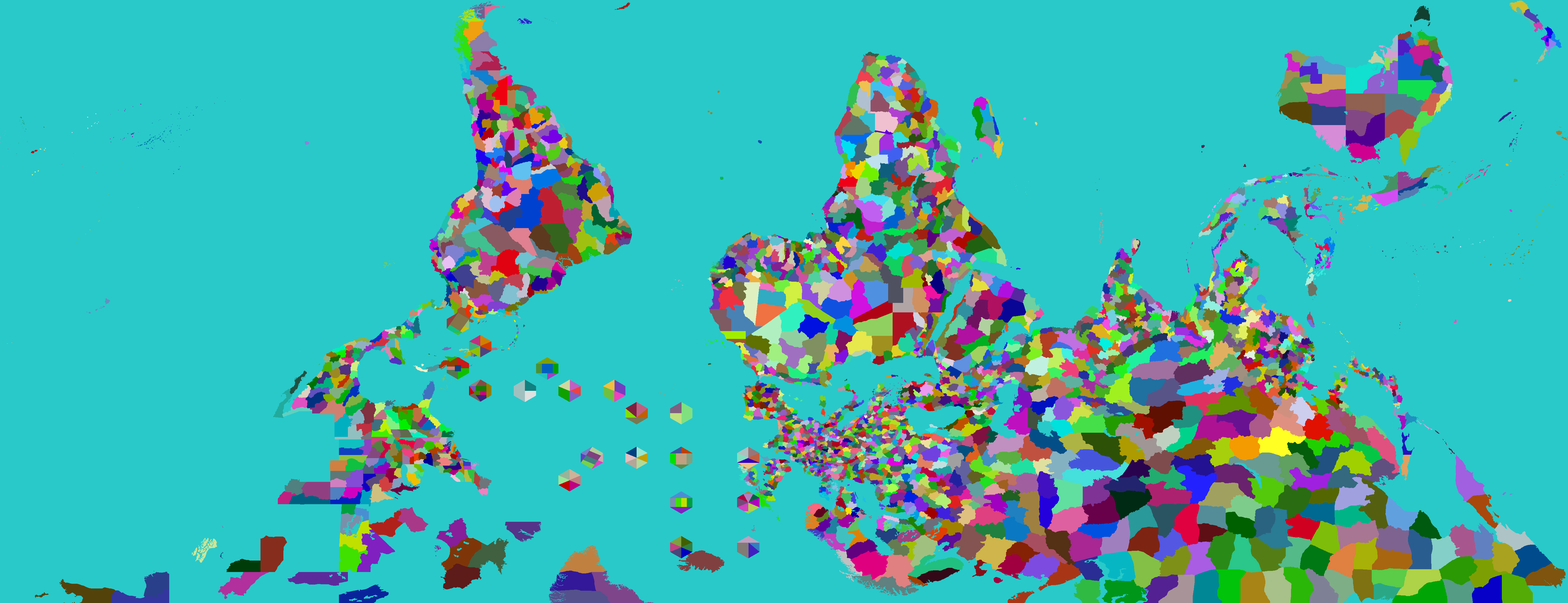
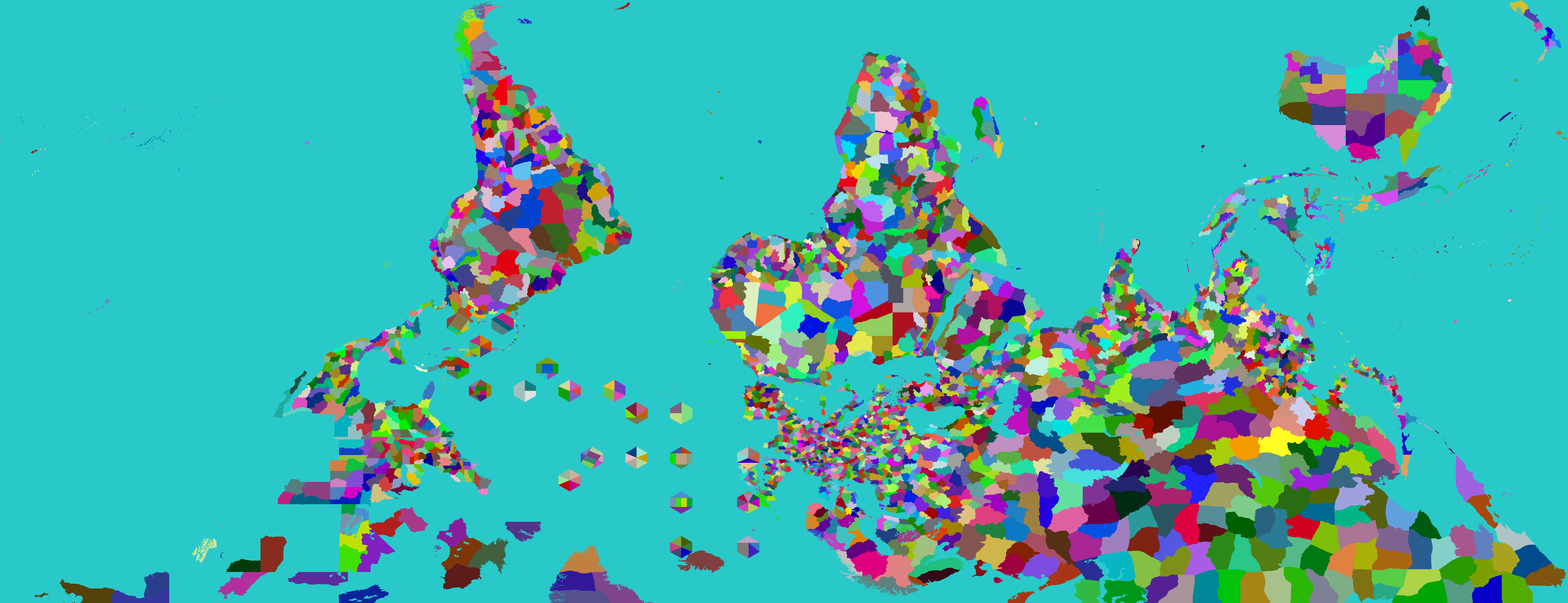
Comparing the layer stacks of the two 1568x603 images. Changes:
painted on "Provinces" over bbox(491, 312, 514, 336)
